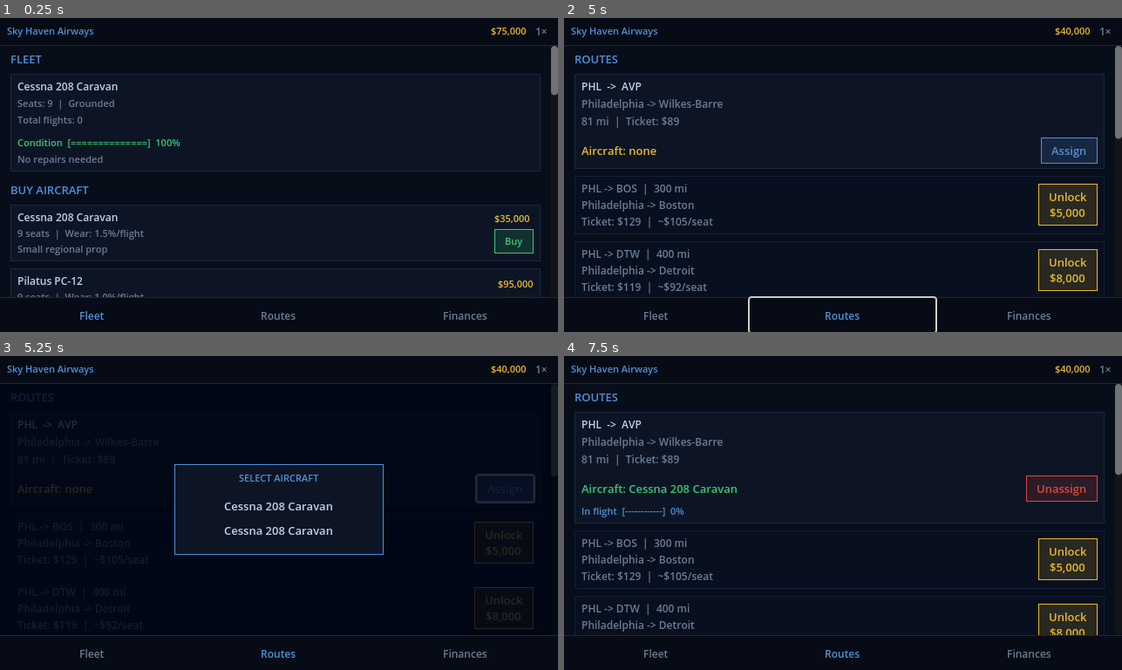
Above: before the commit, frames 1-4 (two rows, left to right).
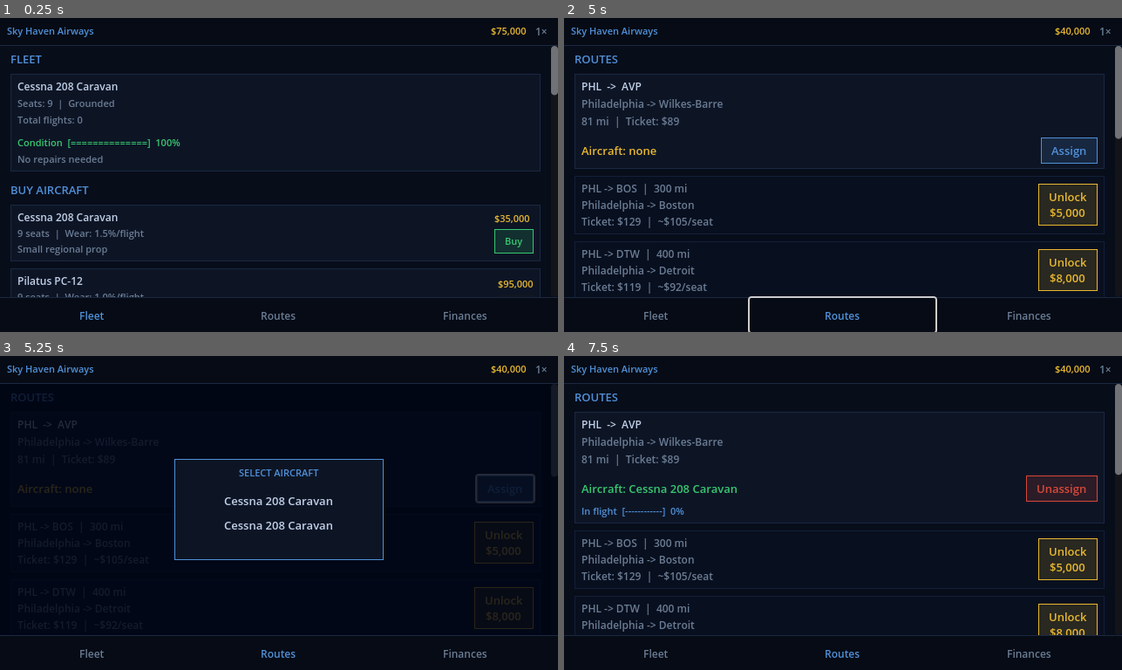
Above: after the commit, the same moments.

Repository: zaydons/idleplane
Game: Godot game, scene res://scenes/Main.tscn
Same seed, same stepped clock (60 frames per second), same inputs: the game is played once before the commit and once after it.
Inputs:
- Up to frame 1 (0.25 s): no input
- Up to frame 2 (5 s): click "1×" at 0.5 s; click "2×" at 1.25 s; click "5×" at 2 s; click "Buy" at 2.75 s; click "Fleet" at 3.5 s; click "Routes" at 4.25 s
- Up to frame 3 (5.25 s): click "Assign" at 5 s
- Up to frame 4 (7.5 s): click "Unlock $5,000" at 5.75 s; click "Unlock $8,000" at 6.5 s; click "Cessna 208 Caravan" at 7.25 s

Frames 1-2 are identical in both runs. In frame 3, 1.6% of the frame differs, in the area x 31-69%, y 32-65%; in frame 4, nothing differs.
Error in both runs: Invalid assignment of property or key 'horizontal_alignment' with value of type 'int' on a base object of type 'Button'. (res://scripts/panels/RoutesPanel.gd:2…

Commit message:
Make aircraft picker scrollable to support large fleets
Plane list in the assign picker now lives inside a ScrollContainer
capped at 5 visible rows (~180px). With more planes it scrolls rather
than overflowing off-screen.

https://claude.ai/code/session_01986nPrggumXDGhi1vRezn6

Diff:
--- a/scripts/panels/RoutesPanel.gd
+++ b/scripts/panels/RoutesPanel.gd
@@ -219,6 +219,7 @@
 
 	var card := PanelContainer.new()
 	card.custom_minimum_size = Vector2(240, 0)
+	card.size_flags_vertical = Control.SIZE_SHRINK_CENTER
 	var cs := StyleBoxFlat.new()
 	cs.bg_color = C_CARD
 	cs.border_color = C_ACCENT
@@ -228,14 +229,26 @@
 	card.add_theme_stylebox_override("panel", cs)
 	center.add_child(card)
 
+	var outer_vbox := VBoxContainer.new()
+	outer_vbox.add_theme_constant_override("separation", 4)
+	card.add_child(outer_vbox)
+
+	var title := _lbl("SELECT AIRCRAFT", C_ACCENT, 11)
+	title.horizontal_alignment = HORIZONTAL_ALIGNMENT_CENTER
+	outer_vbox.add_child(title)
+	outer_vbox.add_child(_sep())
+
+	# Scrollable plane list
+	var scroll := ScrollContainer.new()
+	scroll.custom_minimum_size = Vector2(0, 0)
+	scroll.size_flags_vertical = Control.SIZE_EXPAND_FILL
+	scroll.horizontal_scroll_mode = ScrollContainer.SCROLL_MODE_DISABLED
+	outer_vbox.add_child(scroll)
+
 	var vbox := VBoxContainer.new()
 	vbox.add_theme_constant_override("separation", 4)
-	card.add_child(vbox)
-
-	var title := _lbl("SELECT AIRCRAFT", C_ACCENT, 11)
-	title.horizontal_alignment = HORIZONTAL_ALIGNMENT_CENTER
-	vbox.add_child(title)
-	vbox.add_child(_sep())
+	vbox.size_flags_horizontal = Control.SIZE_EXPAND_FILL
+	scroll.add_child(vbox)
 
 	var any := false
 	for plane_idx in GameState.planes.size():
@@ -258,6 +271,11 @@
 		btn.pressed.connect(func(): GameState.assign_plane_to_route(p_idx, route_idx))
 		vbox.add_child(btn)
 
+	# Cap the scroll area height so it doesn't overflow the screen
+	var row_h := 36
+	var max_visible := 5
+	scroll.custom_minimum_size = Vector2(0, mini(GameState.planes.size(), max_visible) * row_h)
+
 	if not any:
 		var none_lbl := _lbl("No aircraft available", C_DIM, 12)
 		none_lbl.horizontal_alignment = HORIZONTAL_ALIGNMENT_CENTER
